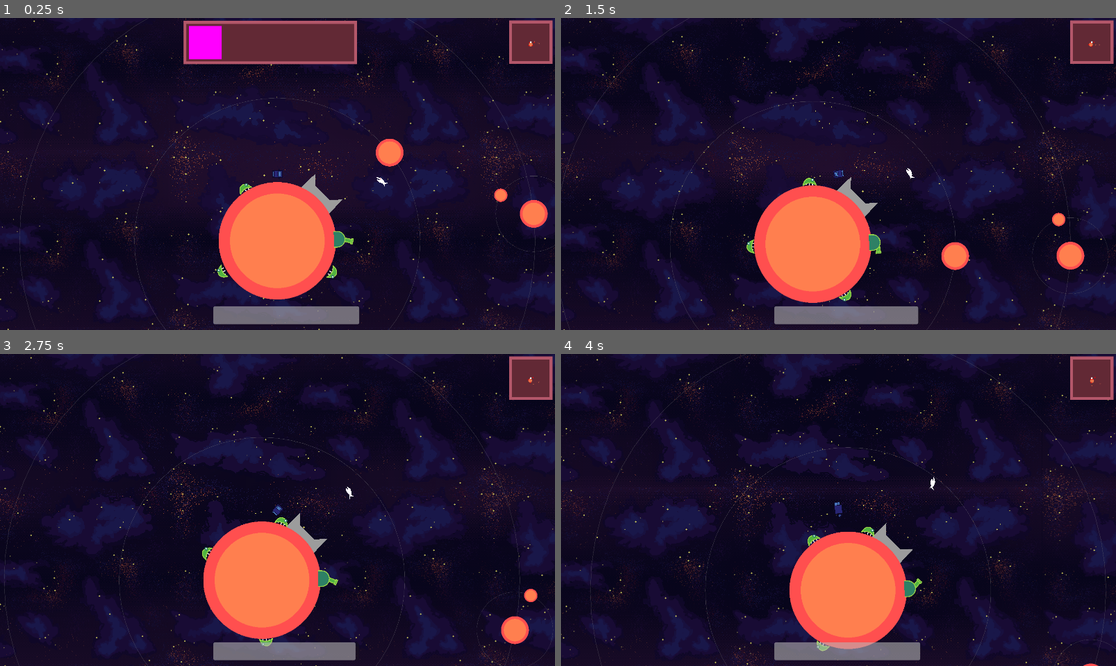
Above: before the commit, frames 1-4 (two rows, left to right).
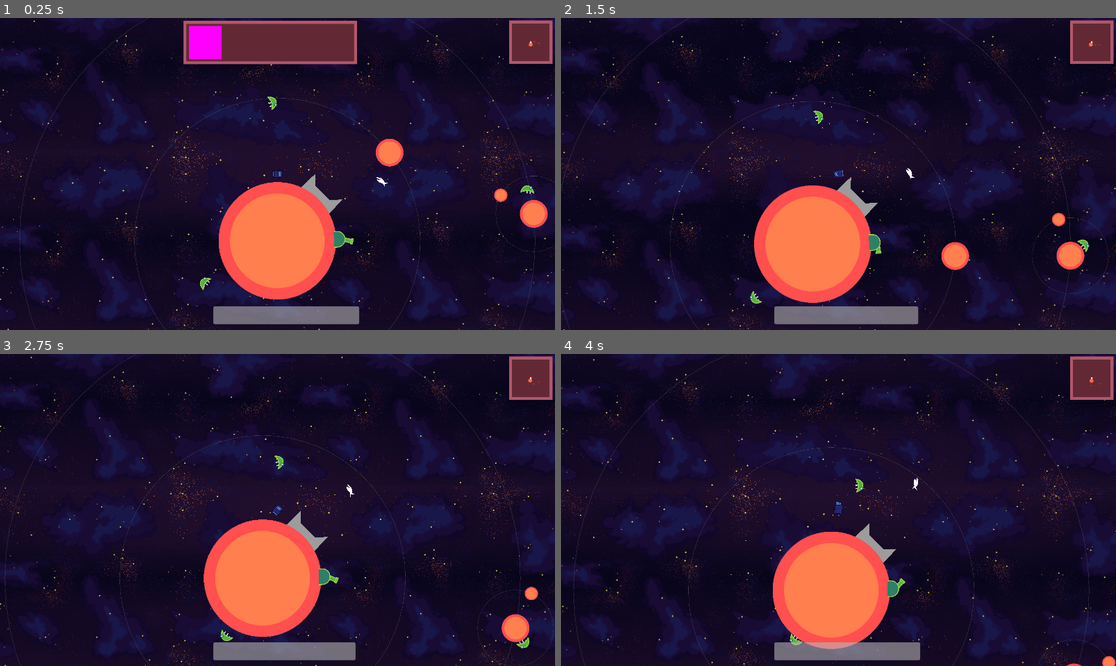
Above: after the commit, the same moments.

Repository: game-jam-team-1/gmtk-jam
Game: Godot game, scene res://Scenes/world.tscn
The game is run twice, just before and just after one commit, with the same random seed, the same clock (stepped at 60 frames per second) and the same inputs.
Inputs (mouse positions are in pixels of both pictures, inside the frame that each line leads up to):
- Up to frame 1 (0.25 s): no input
- Up to frame 2 (1.5 s): move the mouse to (960, 158) at 0.52 s; hold D (right) 0.53-1.28 s; tap Space (dismiss_dialog) at 0.6 s; tap W (jump) at 0.77 s; move the mouse to (727, 189) at 1.27 s; hold A (left) from 1.28 s (still down); tap E (interact) at 1.35 s
- Up to frame 3 (2.75 s): tap W (jump) at 1.52 s; move the mouse to (333, 441) at 2.02 s; release A (left) at 2.03 s; hold D (right) from 2.03 s (still down); tap Space (dismiss_dialog) at 2.1 s
- Up to frame 4 (4 s): move the mouse to (810, 572) at 2.77 s; tap E (interact) at 2.85 s; tap W (jump) at 3.02, 3.77 s; move the mouse to (1005, 556) at 3.52 s; release D (right) at 3.53 s; hold A (left) from 3.53 s (still down); tap Space (dismiss_dialog) at 3.6 s

The runs differ from the first frame. In frame 1, 0.3% of the frame differs, in the area x 36-98%, y 6-88%; in frame 2, 0.3%; in frame 3, 3.2%; in frame 4, 8.2%, in the area x 0-100%, y 0-100%.

Commit message:
Bug polish

Diff:
--- a/Scenes/crawler_enemy.tscn
+++ b/Scenes/crawler_enemy.tscn
@@ -36,9 +36,11 @@
 size = Vector2(129, 70.75)
 
 [sub_resource type="CircleShape2D" id="CircleShape2D_o43cp"]
-radius = 88.27797
+radius = 88.278
 
 [node name="CrawlerEnemy" type="RigidBody2D"]
+z_index = 1
+collision_mask = 2
 gravity_scale = 0.0
 script = ExtResource("1_bkh62")
 
@@ -47,7 +49,7 @@
 sprite_frames = SubResource("SpriteFrames_66aqm")
 animation = &"walk"
 frame = 2
-frame_progress = 0.77227587
+frame_progress = 0.772276
 
 [node name="CollisionShape2D" type="CollisionShape2D" parent="."]
 position = Vector2(0, -35)
@@ -58,7 +60,7 @@
 
 [node name="CollisionShape2D" type="CollisionShape2D" parent="GravityDetection"]
 shape = SubResource("CircleShape2D_o43cp")
-debug_color = Color(1, 1, 1, 0.15686275)
+debug_color = Color(1, 1, 1, 0.156863)
 
 [node name="GroundRaycast" type="RayCast2D" parent="."]
 position = Vector2(0, -5)
--- a/Scenes/planet.tscn
+++ b/Scenes/planet.tscn
@@ -14,6 +14,7 @@
 radius = 271.184
 
 [node name="Planet" type="AnimatableBody2D"]
+collision_layer = 3
 physics_material_override = SubResource("PhysicsMaterial_a75xc")
 script = ExtResource("1_a75xc")
 
--- a/Scenes/turret.tscn
+++ b/Scenes/turret.tscn
@@ -71,6 +71,7 @@
 height = 152.0
 
 [node name="Turret" type="RigidBody2D"]
+collision_mask = 2
 mass = 1000.0
 gravity_scale = 0.0
 script = ExtResource("1_fcprl")
--- a/Scenes/world.tscn
+++ b/Scenes/world.tscn
@@ -83,7 +83,7 @@
 max_contacts_reported = 1
 
 [node name="CrawlerEnemy" parent="." instance=ExtResource("3_tlwt5")]
-position = Vector2(1497, 2081)
+position = Vector2(-26, 2161)
 
 [node name="Package" parent="." instance=ExtResource("4_8j60k")]
 position = Vector2(1620, 966)
@@ -127,7 +127,7 @@
 points = PackedVector2Array(1910, 863, 1781, 620, 1791, 462, 1785, 308, 1723, 201, 1599, 143, 1463, 177, 1310, 292, 110 …(304 unchanged characters)…
 
 [node name="CrawlerEnemy2" parent="." instance=ExtResource("3_tlwt5")]
-position = Vector2(409, 1077)
+position = Vector2(678, 70)
 
 [node name="CrawlerEnemy3" parent="." instance=ExtResource("3_tlwt5")]
-position = Vector2(97, 2072)
+position = Vector2(3648, 1035)
--- a/Scripts/crawler_enemy.gd
+++ b/Scripts/crawler_enemy.gd
@@ -1,7 +1,7 @@
 class_name CrawlerEnemy
 extends RigidBody2D
 
-const CRAWL_VEL = 300
+const CRAWL_VEL: float = 300.0
 
 @export var clockwise: bool = true
 
@@ -9,6 +9,9 @@
 var crawl_velocity: Vector2
 var gravity_velocity: Vector2 = Vector2.ZERO
 var closest_gravity_area = null
+
+var spin_rate: float = 1
+
 
 @onready var gravity_detection_area = $"GravityDetection"
 @onready var ground_raycast = $"GroundRaycast"
@@ -21,8 +24,12 @@
 		direction = -1
 		#scale flipping doesnt really work rn
 		scale.x = -scale.x
+	animations.play("walk")
 
-	animations.play("walk")
+	_process_gravity_area()
+	if closest_gravity_area == null:
+		spin_rate = randi_range(-5,5)
+
 
 func _physics_process(delta: float) -> void:
 	var up_direction: Vector2 = Vector2.ZERO
@@ -30,15 +37,19 @@
 	_process_gravity_area()
 
 	if closest_gravity_area != null:
-		rotation = (global_position - closest_gravity_area.global_position).angle() + PI / 2
+		rotation = lerp_angle(rotation, (global_position - closest_gravity_area.global_position).angle() + PI / 2, 0.05)
+		spin_rate *= 0.95
 		up_direction = (global_position - closest_gravity_area.global_position).normalized()
-		gravity_velocity += (closest_gravity_area.global_position - global_position).normalized() * closest_gravity_area.accel
+		gravity_velocity += (closest_gravity_area.global_position - global_position).normalized() * closest_gravity_area.accel * 0.01
 
 	if is_on_ground():
 		gravity_velocity = Vector2.ZERO
+		spin_rate = 0.0
 		crawl_velocity = up_direction.rotated(90 * direction) * CRAWL_VEL
 	else:
-		crawl_velocity = Vector2.ZERO
+		spin_rate += delta * randf_range(-1, 1)
+		rotation += delta * direction * spin_rate
+		crawl_velocity = Vector2(100,100)
 
 func _integrate_forces(state: PhysicsDirectBodyState2D) -> void:
 	var planet_velocity: Vector2 = Vector2.ZERO
--- a/Scripts/turret.gd
+++ b/Scripts/turret.gd
@@ -7,8 +7,8 @@
 	AGGRO,
 }
 
-const AGGRO_THRESHOLD: float = 2.0
-const MAX_AGGRO: float = 30.0
+const AGGRO_THRESHOLD: float = 1.0
+const MAX_AGGRO: float = 3.0
 const MAX_BARREL_ROTATION: float = PI/2
 
 var planet_velocity = Vector2.ZERO
